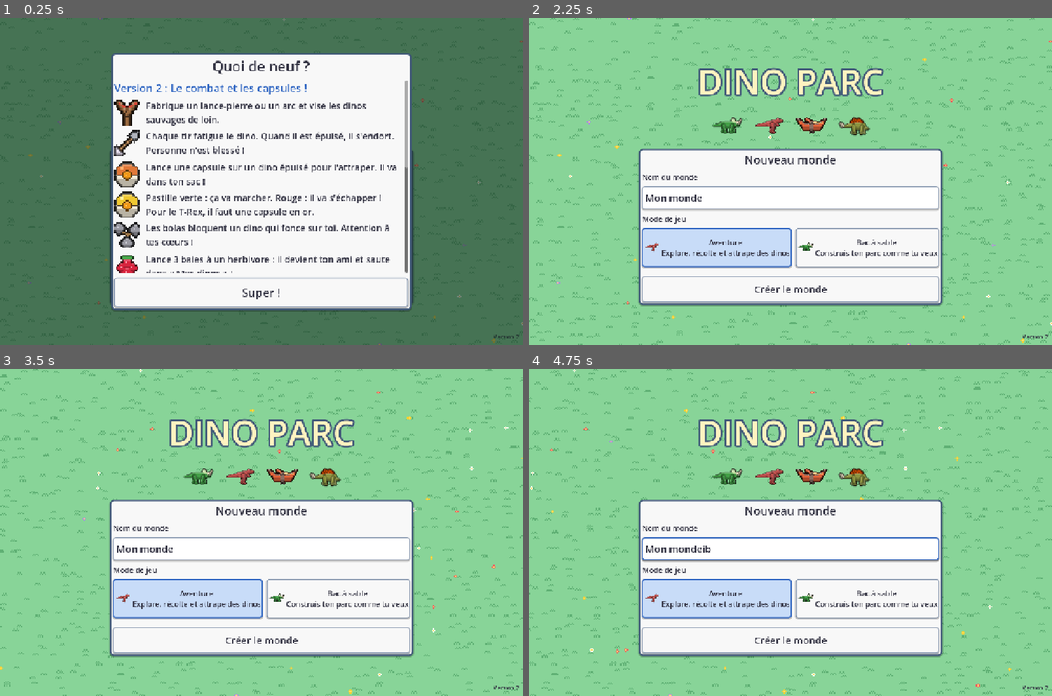
Above: before the commit, frames 1-4 (two rows, left to right).
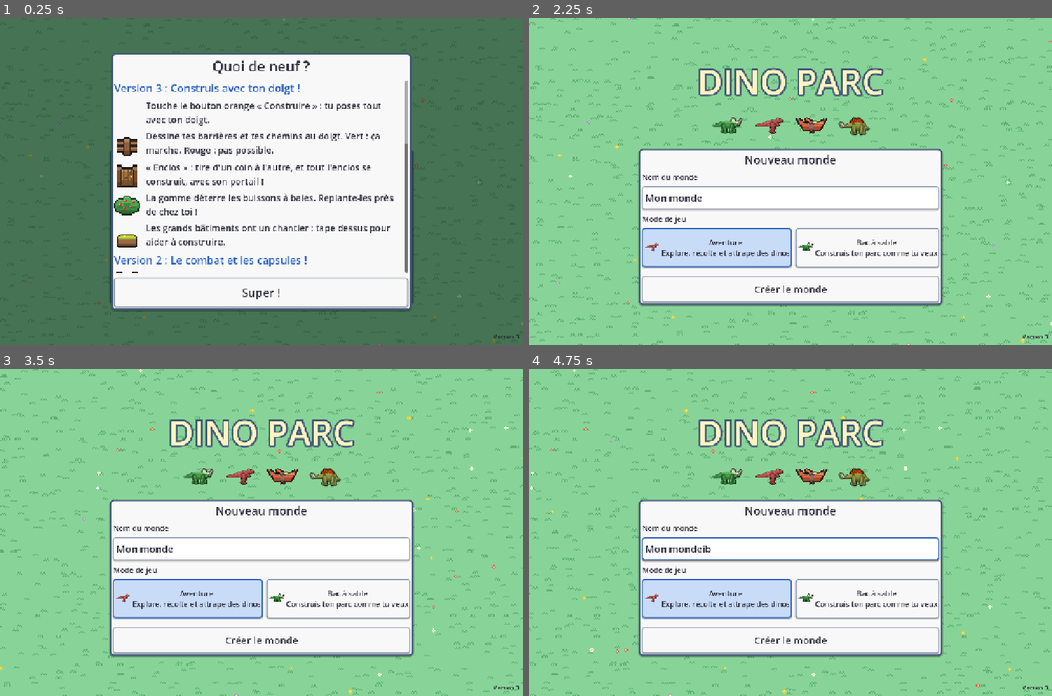
Above: after the commit, the same moments.

Repository: kevindjf/dino-parc
Game: Godot game, scene res://main.tscn
Two runs of this game, one before a commit and one after it. Both use one fixed random seed, a clock stepped at 60 frames per second and the inputs below.
Inputs (mouse positions are in pixels of both pictures, inside the frame that each line leads up to):
- Up to frame 1 (0.25 s): no input
- Up to frame 2 (2.25 s): click "Aventure Explore, récolte et …" at 0.5 s; click "Bac à sable Construis ton par…" at 1.25 s; click "Créer le monde" at 2 s
- Up to frame 3 (3.5 s): tap Enter at 2.75 s; move the mouse to (376, 516) at 2.77 s; hold Right from 2.78 s (still down); tap B at 2.85 s; click (376, 516) at 2.92 s; tap Space at 3.02 s
- Up to frame 4 (4.75 s): release Right at 3.5 s; drag from (685, 548) to (764, 597) at 3.52 s; move the mouse to (842, 460) at 4.27 s; hold Right from 4.28 s (still down); tap I at 4.35 s; tap B at 4.55 s

The runs differ from the first frame. In frame 1, 6.7% of the frame differs, in the area x 21-100%, y 20-98%; in frame 2, less than 0.1%; in frame 3, less than 0.1%; in frame 4, less than 0.1%.
Error after the commit: Invalid access to property or key 'hammer' on a base object of type 'Dictionary'. (res://scripts/art.gd:1088)

Commit message:
feat: add finger building mode with lines, enclosures, eraser and scaffolding
Co-Authored-By: Claude Opus 5.5 (1M context) <noreply@anthropic.com>

Diff:
--- a/scripts/adventure_hud.gd
+++ b/scripts/adventure_hud.gd
@@ -31,6 +31,14 @@
 var bag_open := false
 var riding := false
 var dex: PanelContainer
+var hotbar_panel: PanelContainer
+var bag_button: Control
+var build_button: Control
+var builder: Node2D
+var build_panel: PanelContainer
+var build_status: Label
+var build_items: HBoxContainer
+var build_tools := {}  # tool id -> Button
 var pocket: PanelContainer  # "Mes dinos": the caught dinosaurs, waiting to be released
 var pocket_grid: GridContainer
 var dex_grid: GridContainer
@@ -105,7 +113,7 @@
 	action.offset_bottom = -28
 	root.add_child(action)
 
-	var bag_button := TouchButton.new()
+	bag_button = TouchButton.new()
 	bag_button.setup("Sac", 36.0, Color("4a7ad8"))
 	bag_button.set_anchors_preset(Control.PRESET_BOTTOM_RIGHT)
 	bag_button.grow_horizontal = Control.GROW_DIRECTION_BEGIN
@@ -123,6 +131,7 @@
 	panel.grow_vertical = Control.GROW_DIRECTION_BEGIN
 	panel.offset_bottom = -10
 	root.add_child(panel)
+	hotbar_panel = panel
 	var row := HBoxContainer.new()
 	row.add_theme_constant_override("separation", 6)
 	panel.add_child(row)
@@ -332,6 +341,104 @@
 		hint.add_theme_color_override("font_color", Color("708090"))
 
 
+# --- The building mode ------------------------------------------------------------
+
+func setup_builder(owner_builder: Node2D) -> void:
+	builder = owner_builder
+	builder.changed.connect(_refresh_build)
+	inventory.changed.connect(_refresh_build)
+	build_button = TouchButton.new()
+	build_button.setup("Construire", 36.0, Color("e09030"))
+	build_button.set_icon(Art.resource("hammer"))
+	build_button.set_anchors_preset(Control.PRESET_BOTTOM_RIGHT)
+	build_button.grow_horizontal = Control.GROW_DIRECTION_BEGIN
+	build_button.grow_vertical = Control.GROW_DIRECTION_BEGIN
+	build_button.offset_right = -60
+	build_button.offset_bottom = -190
+	build_button.pressed.connect(toggle_build)
+	root.add_child(build_button)
+
+	build_panel = PanelContainer.new()
+	build_panel.set_anchors_preset(Control.PRESET_CENTER_BOTTOM)
+	build_panel.grow_horizontal = Control.GROW_DIRECTION_BOTH
+	build_panel.grow_vertical = Control.GROW_DIRECTION_BEGIN
+	build_panel.offset_bottom = -10
+	build_panel.visible = false
+	root.add_child(build_panel)
+	var column := VBoxContainer.new()
+	column.add_theme_constant_override("separation", 6)
+	build_panel.add_child(column)
+	build_status = _label(column, "", 16)
+	build_status.custom_minimum_size.x = 760
+	build_status.autowrap_mode = TextServer.AUTOWRAP_WORD_SMART
+	build_items = HBoxContainer.new()
+	build_items.add_theme_constant_override("separation", 6)
+	column.add_child(build_items)
+	var tools := HBoxContainer.new()
+	tools.add_theme_constant_override("separation", 6)
+	column.add_child(tools)
+	var group := ButtonGroup.new()
+	for entry in [["draw", "Tracer"], ["pen", "Enclos"], ["erase", "Gomme"]]:
+		var button := _button(tools, entry[1], 120, builder.set_tool.bind(entry[0]))
+		button.toggle_mode = true
+		button.button_group = group
+		button.custom_minimum_size.y = 52
+		build_tools[entry[0]] = button
+	_button(tools, "Annuler", 120, builder.undo).custom_minimum_size.y = 52
+	var spacer := Control.new()
+	spacer.size_flags_horizontal = Control.SIZE_EXPAND_FILL
+	tools.add_child(spacer)
+	_button(tools, "Terminé", 140, toggle_build).custom_minimum_size.y = 52
+
+
+func toggle_build() -> void:
+	if builder.active:
+		builder.close()
+	elif park.mine == null and park.player.mount == null:
+		if bag_open:
+			toggle_bag()
+		dex.visible = false
+		pocket.visible = false
+		builder.open()
+
+
+func _refresh_build() -> void:
+	if builder == null:
+		return
+	var building: bool = builder.active
+	build_panel.visible = building
+	hotbar_panel.visible = not building
+	action.visible = not building
+	bag_button.visible = not building
+	build_button.visible = not building and park.mine == null
+	if not building:
+		return
+	build_status.text = builder.status()
+	for child in build_items.get_children():
+		child.queue_free()
+	var group := ButtonGroup.new()
+	for id in builder.buildable():
+		var button := Button.new()
+		button.toggle_mode = true
+		button.button_group = group
+		button.button_pressed = id == builder.item
+		button.focus_mode = Control.FOCUS_NONE
+		button.custom_minimum_size = Vector2(66, 72)
+		button.icon = Art.bag_icon(id)
+		button.icon_alignment = HORIZONTAL_ALIGNMENT_CENTER
+		button.vertical_icon_alignment = VERTICAL_ALIGNMENT_TOP
+		button.text = "×%d" % inventory.count(id)
+		button.add_theme_font_size_override("font_size", 13)
+		button.tooltip_text = Items.name_of(id)
+		button.pressed.connect(builder.choose.bind(id))
+		build_items.add_child(button)
+	if builder.buildable().is_empty():
+		_label(build_items, "Rien à poser : fabrique des barrières, un chemin ou une mangeoire dans le Sac.", 14)
+	for id in build_tools:
+		build_tools[id].button_pressed = id == builder.tool
+	build_tools["pen"].disabled = not builder._is_fence(builder.item)
+
+
 func _build_pocket() -> void:
 	pocket = PanelContainer.new()
 	pocket.set_anchors_preset(Control.PRESET_CENTER)
@@ -400,8 +507,13 @@
 	match event.keycode:
 		KEY_I, KEY_TAB:
 			toggle_bag()
+		KEY_B:
+			if builder != null:
+				toggle_build()
 		KEY_ESCAPE:
-			if bag_open:
+			if builder != null and builder.active:
+				toggle_build()
+			elif bag_open:
 				toggle_bag()
 			elif dex.visible:
 				toggle_dex()
--- a/scripts/art.gd
+++ b/scripts/art.gd
@@ -1006,6 +1006,10 @@
 				p.limb(Vector2(4, 15), Vector2(10, 3), 1.2, 1.2, WOOD, true)
 				p.limb(Vector2(3, 4), Vector2(10, 1.5), 1.6, 1.4, Color("b0b4bc"), true)
 				p.limb(Vector2(10, 1.5), Vector2(15, 7), 1.4, 0.6, Color("b0b4bc"), true)
+			"hammer":
+				p.limb(Vector2(4, 15), Vector2(10, 5), 1.3, 1.3, WOOD, true)
+				p.limb(Vector2(5, 3), Vector2(14, 7), 2.4, 2.4, Color("b0b4bc"), true)
+				p.dot(Vector2(7, 3), Color("e0e4ec"), 2)
 			"slingshot":
 				p.limb(Vector2(8, 15), Vector2(8, 9), 1.3, 1.3, WOOD, true)
 				p.limb(Vector2(8, 9), Vector2(3, 2), 1.2, 1.0, WOOD, true)
--- /dev/null
+++ b/scripts/builder.gd
@@ -0,0 +1,351 @@
+extends Node2D
+
+# The building mode of the adventure, made for fingers: the character waits, a grid shows on
+# the land, and things are laid by touching or drawing on the screen.
+#   draw:  a touch lays one thing; with fences, paths and bridges, the finger draws a line
+#   pen:   from one corner to the other, a whole enclosure with a gate in the middle of a side
+#   erase: takes things back into the bag (berry bushes can be dug up and planted elsewhere)
+# Cells turn green where it works and red where it does not; nothing is laid before the finger
+# is lifted. "Annuler" takes the last drawing back.
+# Big buildings are not ready at once: scaffolding goes up, and tapping it helps the workers.
+
+signal changed  # the HUD shows the tool, the item and the counter
+
+const Art := preload("res://scripts/art.gd")
+const Items := preload("res://scripts/items.gd")
+const Catalog := preload("res://scripts/catalog.gd")
+const T := 16
+const NONE := Vector2i(-1, -1)
+const LINES := ["fence", "path"]  # kinds that are drawn as lines
+const BUILD_TIME := {"feeder": 15.0}  # seconds of work for big buildings, by kind
+const TAP_HELP := 1.5  # seconds of work saved by each tap on scaffolding
+const CAMERA_SPEED := 420.0
+const OK := Color(0.3, 0.9, 0.35, 0.45)
+const BAD := Color(0.95, 0.25, 0.2, 0.5)
+
+var park: Node2D
+var active := false
+var item := ""  # the bag item being laid
+var tool := "draw"
+var finger := -1  # index of the touch drawing, -1 when none
+var start := NONE
+var stroke: Array[Vector2i] = []
+var plan: Array[Dictionary] = []  # {cell, id, ok, why}: what would be laid on lifting the finger
+var history: Array[Dictionary] = []  # {cells, items}: drawings that can be taken back
+var sites: Array[Dictionary] = []  # buildings under construction
+var hover := NONE
+
+
+func setup(owner_park: Node2D) -> void:
+	park = owner_park
+	z_index = 40
+
+
+func open() -> void:
+	active = true
+	park.camera.unfollow()
+	if item == "" or park.inventory.count(item) <= 0:
+		var owned := buildable()
+		item = owned[0] if not owned.is_empty() else ""
+	changed.emit()
+
+
+func close() -> void:
+	active = false
+	finger = -1
+	stroke.clear()
+	plan.clear()
+	park.camera.follow(park.player)
+	changed.emit()
+
+
+# The things of the bag that can be laid on the land.
+func buildable() -> Array:
+	return park.inventory.counts.keys().filter(func(id: String) -> bool: return Items.kind_of(id) == "build")
+
+
+func choose(id: String) -> void:
+	item = id
+	if tool == "pen" and not _is_fence(id):
+		tool = "draw"
+	changed.emit()
+
+
+func set_tool(id: String) -> void:
+	tool = id
+	changed.emit()
+
+
+# What the HUD writes above the palette.
+func status() -> String:
+	if not plan.is_empty():
+		if tool == "erase":
+			return "Gomme : %d à enlever" % plan.filter(func(p: Dictionary) -> bool: return p.ok).size()
+		var needed := plan.filter(func(p: Dictionary) -> bool: return p.id == item).size()
+		var have: int = park.inventory.count(item)
+		var text := "%d × %s (tu en as %d)" % [needed, Items.name_of(item), have]
+		var gates := plan.filter(func(p: Dictionary) -> bool: return p.id == "gate_wood").size()
+		if gates > 0:
+			text += " + 1 portail"
+		var why := plan.filter(func(p: Dictionary) -> bool: return not p.ok)
+		if not why.is_empty():
+			text += "  —  " + why[0].why
+		return text
+	match tool:
+		"pen":
+			return "Enclos : tire d'un coin à l'autre"
+		"erase":
+			return "Gomme : touche ce que tu veux enlever"
+	if item == "":
+		return "Fabrique des barrières ou des chemins dans le Sac !"
+	if _is_line(item):
+		return "Trace avec ton doigt pour poser : %s" % Items.name_of(item)
+	return "Touche le sol pour poser : %s" % Items.name_of(item)
+
+
+func _is_fence(id: String) -> bool:
+	return Items.ITEMS.has(id) and Items.ITEMS[id].get("place", "") != "" \
+		and Catalog.ITEMS[Items.ITEMS[id].place].kind == "fence" and id != "gate_wood"
+
+
+func _is_line(id: String) -> bool:
+	return Items.ITEMS.has(id) and Catalog.ITEMS[Items.ITEMS[id].place].kind in LINES and id != "gate_wood"
+
+
+func _process(delta: float) -> void:
+	_work(delta)
+	if active:
+		var move: Vector2 = park.hud.stick_vector()
+		if move != Vector2.ZERO:
+			park.camera.position += move * CAMERA_SPEED * delta / park.camera.zoom.x
+	queue_redraw()
+
+
+# --- Touches -----------------------------------------------------------------
+
+func _unhandled_input(event: InputEvent) -> void:
+	if not (event is InputEventScreenTouch or event is InputEventScreenDrag):
+		return
+	var cell := _cell_at(event.position)
+	if not active:
+		# Out of the building mode, a tap on scaffolding helps build.
+		if event is InputEventScreenTouch and event.pressed and _help(cell):
+			get_viewport().set_input_as_handled()
+		return
+	get_viewport().set_input_as_handled()
+	if event is InputEventScreenTouch:
+		if event.pressed and finger < 0:
+			finger = event.index
+			start = cell
+			stroke = [cell]
+			_update_plan()
+		elif not event.pressed and event.index == finger:
+			finger = -1
+			_commit()
+	elif event.index == finger and (stroke.is_empty() or cell != stroke[-1]):
+		_extend(cell)
+		_update_plan()
+
+
+func _cell_at(screen: Vector2) -> Vector2i:
+	var at: Vector2 = get_viewport().get_canvas_transform().affine_inverse() * screen
+	return Vector2i((at / T).floor())
+
+
+# Adds the cells between the last one and `cell`, side by side so fences join up.
+func _extend(cell: Vector2i) -> void:
+	if tool != "erase" and not _is_line(item):
+		stroke = [cell]
+		return
+	var last: Vector2i = stroke[-1]
+	while last != cell:
+		var step := cell - last
+		if absi(step.x) >= absi(step.y):
+			last.x += signi(step.x)
+		else:
+			last.y += signi(step.y)
+		if not last in stroke:
+			stroke.append(last)
+
+
+func _update_plan() -> void:
+	plan.clear()
+	if tool == "erase":
+		for cell in stroke:
+			var why := _erase_refused(cell)
+			if why != "skip":
+				plan.append({"cell": cell, "id": "", "ok": why == "", "why": why})
+		changed.emit()
+		return
+	if item == "":
+		return
+	var cells: Array[Vector2i] = []
+	var gate := NONE
+	if tool == "pen":
+		cells = _rectangle(start, stroke[-1])
+		if park.inventory.count("gate_wood") > 0 and cells.size() >= 8:
+			# The gate goes in the middle of the bottom side.
+			gate = Vector2i((start.x + stroke[-1].x) / 2, maxi(start.y, stroke[-1].y))
+	else:
+		cells = stroke.duplicate()
+	var left: int = park.inventory.count(item)
+	for cell in cells:
+		var id := "gate_wood" if cell == gate else item
+		var why: String = park.build_refused(cell, id)
+		if why == "" and id == item:
+			left -= 1
+			if left < 0:
+				why = "Il en manque : fabrique-en dans le Sac"
+		plan.append({"cell": cell, "id": id, "ok": why == "", "why": why})
+	changed.emit()
+
+
+func _rectangle(a: Vector2i, b: Vector2i) -> Array[Vector2i]:
+	var cells: Array[Vector2i] = []
+	var low := Vector2i(mini(a.x, b.x), mini(a.y, b.y))
+	var high := Vector2i(maxi(a.x, b.x), maxi(a.y, b.y))
+	for x in range(low.x, high.x + 1):
+		cells.append(Vector2i(x, low.y))
+		if high.y != low.y:
+			cells.append(Vector2i(x, high.y))
+	for y in range(low.y + 1, high.y):
+		cells.append(Vector2i(low.x, y))
+		if high.x != low.x:
+			cells.append(Vector2i(high.x, y))
+	return cells
+
+
+func _commit() -> void:
+	if tool == "erase":
+		for step in plan:
+			if step.ok:
+				park.erase_at(step.cell)
+		park.refresh_after_building()
+	else:
+		var done := {"cells": [], "items": []}
+		var i := 0
+		for step in plan:
+			if not step.ok:
+				continue
+			var building: Dictionary = park.build_at(step.cell, step.id)
+			done.cells.append(step.cell)
+			done.items.append(step.id)
+			_pop(building, i)
+			var work: float = BUILD_TIME.get(building.kind, 0.0)
+			if work > 0.0:
+				building.build_left = work
+				building.build_total = work
+				if building.root:
+					building.root.modulate.a = 0.4
+				sites.append(building)
+			i += 1
+		if not done.cells.is_empty():
+			history.append(done)
+			park.refresh_after_building()
+	stroke.clear()
+	plan.clear()
+	changed.emit()
+
+
+# Each new thing pops up in turn along the line.
+func _pop(building: Dictionary, order: int) -> void:
+	var node: Node2D = building.root
+	if node == null:
+		return
+	node.scale = Vector2.ZERO
+	var tween := node.create_tween()
+	tween.tween_interval(order * 0.03)
+	tween.tween_property(node, "scale", Vector2.ONE, 0.18).set_trans(Tween.TRANS_BACK).set_ease(Tween.EASE_OUT)
+
+
+func undo() -> void:
+	if history.is_empty():
+		park.float_text(park.camera.position, "Rien à annuler", Color("e0e0e0"))
+		return
+	var done: Dictionary = history.pop_back()
+	for i in done.cells.size():
+		park.take_back_at(done.cells[i], done.items[i])
+	park.refresh_after_building()
+	changed.emit()
+
+
+# "" if the eraser can take what is on this cell, a reason if it cannot, "skip" if there is nothing.
+func _erase_refused(cell: Vector2i) -> String:
+	var building = park.occupied.get(cell)
+	if building == null:
+		return "skip"
+	# Trees and rocks give wood and stone: they are cut and broken, not erased.
+	if building.id in ["tree", "pine", "palm", "cactus"]:
+		return "Coupe-le avec la hache"
+	if building.id == "rock":
+		return "Casse-le avec la pioche"
+	if building.fixed or Items.item_for_building(building.id) == "":
+		return "On ne peut pas enlever ça"
+	return ""
+
+
+# --- Building sites ------------------------------------------------------------
+
+func _work(delta: float) -> void:
+	for site in sites.duplicate():
+		if not park.buildings.has(site):
+			sites.erase(site)
+			continue
+		site.build_left -= delta
+		if site.build_left <= 0.0:
+			_finish(site)
+
+
+func _help(cell: Vector2i) -> bool:
+	for site in sites:
+		if site.origin == cell:
+			site.build_left -= TAP_HELP
+			park.float_text(park.cell_center(cell), "Toc !", Color("fff59d"))
+			park.shake(site.root)
+			if site.build_left <= 0.0:
+				_finish(site)
+			return true
+	return false
+
+
+func _finish(site: Dictionary) -> void:
+	sites.erase(site)
+	site.build_left = 0.0
+	if site.root:
+		site.root.modulate.a = 1.0
+	park.float_text(park.cell_center(site.origin), "Terminé !", Color("a5f0a8"))
+
+
+# --- Drawing -------------------------------------------------------------------
+
+func _draw() -> void:
+	for site in sites:
+		_scaffolding(site)
+	if not active:
+		return
+	# A light grid over what the camera shows.
+	var view_size: Vector2 = get_viewport_rect().size / park.camera.zoom
+	var view := Rect2(park.camera.position - view_size / 2.0, view_size)
+	var grid := Color(1, 1, 1, 0.12)
+	for x in range(floori(view.position.x / T), ceili(view.end.x / T) + 1):
+		draw_line(Vector2(x * T, view.position.y), Vector2(x * T, view.end.y), grid)
+	for y in range(floori(view.position.y / T), ceili(view.end.y / T) + 1):
+		draw_line(Vector2(view.position.x, y * T), Vector2(view.end.x, y * T), grid)
+	for step in plan:
+		var rect := Rect2(Vector2(step.cell * T), Vector2(T, T))
+		draw_rect(rect, OK if step.ok else BAD)
+		draw_rect(rect, Color(1, 1, 1, 0.6) if step.ok else Color(0.6, 0.1, 0.1, 0.8), false, 1.0)
+		if step.id != "" and (step.id != item or not _is_line(item)):
+			var icon := Art.bag_icon(step.id)
+			draw_texture_rect(icon, rect.grow(-1), false, Color(1, 1, 1, 0.85))
+
+
+func _scaffolding(site: Dictionary) -> void:
+	var at := Vector2(site.origin * T)
+	var wood := Color("a07848")
+	draw_rect(Rect2(at + Vector2(1, -10), Vector2(14, 25)), wood, false, 1.0)
+	draw_line(at + Vector2(1, -10), at + Vector2(15, 15), wood)
+	draw_line(at + Vector2(15, -10), at + Vector2(1, 15), wood)
+	var done: float = 1.0 - site.build_left / site.build_total
+	draw_rect(Rect2(at + Vector2(-1, -15), Vector2(18, 4)), Color("1a1a24"))
+	draw_rect(Rect2(at + Vector2(0, -14), Vector2(16.0 * done, 2)), Color("f0c020"))
--- a/scripts/combat.gd
+++ b/scripts/combat.gd
@@ -27,7 +27,7 @@
 func _process(delta: float) -> void:
 	time += delta
 	var holding: String = park.inventory.current()
-	var usable: bool = park.mine == null and park.player.mount == null
+	var usable: bool = park.mine == null and park.player.mount == null and not park.builder.active
 	weapon = holding if usable and Items.WEAPONS.has(holding) else ""
 	if chosen != null and not (weapon != "" and is_instance_valid(chosen) and _can_aim(chosen) and _in_reach(chosen, 1.25)):
 		chosen = null
--- a/scripts/items.gd
+++ b/scripts/items.gd
@@ -20,6 +20,7 @@
 	"pickaxe": {"name": "Pioche", "kind": "tool"},
 	"pickaxe_iron": {"name": "Pioche en fer", "kind": "tool"},
 	"sapling": {"name": "Pousse d'arbre", "kind": "build", "place": "tree"},
+	"bush": {"name": "Buisson à baies", "kind": "build", "place": "bush"},
 	"path": {"name": "Chemin", "kind": "build", "place": "path"},
 	"fence_bamboo": {"name": "Barrière en bambou", "kind": "build", "place": "fence_bamboo"},
 	"fence_wood": {"name": "Barrière en bois", "kind": "build", "place": "fence_wood"},
--- a/scripts/main.gd
+++ b/scripts/main.gd
@@ -21,6 +21,7 @@
 const SaveGame := preload("res://scripts/save_game.gd")
 const Worlds := preload("res://scripts/worlds.gd")
 const Combat := preload("res://scripts/combat.gd")
+const Builder := preload("res://scripts/builder.gd")
 const WorldGen := preload("res://scripts/world_gen.gd")
 const Mine := preload("res://scripts/mine.gd")
 
@@ -124,6 +125,7 @@
 var mine_exit := Vector2.ZERO
 var world_bounds := Rect2()
 var combat: Node2D = null
+var builder: Node2D = null
 var hearts := MAX_HEARTS
 var safe_until := 0.0  # after a hit, a short time when nothing can hit us again
 var heal_timer := 0.0
@@ -218,6 +220,10 @@
 	combat = Combat.new()
 	add_child(combat)
 	combat.setup(self)
+	builder = Builder.new()
+	add_child(builder)
+	builder.setup(self)
+	hud.setup_builder(builder)
 	hud.set_hearts(hearts, MAX_HEARTS)
 	camera.position = start
 	camera.zoom_index = 3
@@ -697,7 +703,7 @@
 	var best = null
 	var best_distance := 1e9
 	for building in buildings:
-		if building.kind != "feeder" or building.stock <= 0:
+		if building.kind != "feeder" or building.stock <= 0 or building.get("build_left", 0.0) > 0.0:
 			continue
 		if Catalog.ITEMS[building.id].diet != dino.species.diet:
 			continue
@@ -1193,7 +1199,7 @@
 	# The cell in front of the character is highlighted (not when aiming at dinosaurs).
 	var target: Vector2i = player.front()
 	var holding: String = inventory.current()
-	if Items.WEAPONS.has(holding):
+	if Items.WEAPONS.has(holding) or builder.active:
 		ghost.visible = false
 	elif in_grid(target):
 		var ok := true
@@ -1618,6 +1624,64 @@
 	if is_water(cell) != (item == "bridge"):
 		return false
 	return _dino_near(cell_center(cell), 10.0) == null
+
+
+# --- Adventure: the building mode (see builder.gd) ------------------------------------
+
+# Why this bag item cannot be laid on this cell, or "" if it can.
+func build_refused(cell: Vector2i, id: String) -> String:
+	if not in_grid(cell):
+		return "Hors de la carte"
+	var building = occupied.get(cell)
+	if building != null:
+		match building.id:
+			"tree", "pine", "palm", "cactus":
+				return "Il y a un arbre : coupe-le avec la hache"
+			"rock":
+				return "Il y a un rocher : casse-le avec la pioche"
+			"bush":
+				return "Il y a un buisson : déterre-le avec la gomme"
+		return "Il y a déjà quelque chose ici"
+	if is_water(cell) != (id == "bridge"):
+		return "Pas sur l'eau !" if is_water(cell) else "Le pont se pose sur l'eau"
+	if cell == player.cell():
+		return "Ton personnage est là"
+	if _dino_near(cell_center(cell), 10.0) != null:
+		return "Un dinosaure est là"
+	return ""
+
+
+func build_at(cell: Vector2i, id: String) -> Dictionary:
+	inventory.remove(id)
+	return _add_building(Items.ITEMS[id].place, cell)
+
+
+# Undoes a placement: the thing goes back into the bag.
+func take_back_at(cell: Vector2i, id: String) -> void:
+	var building = occupied.get(cell)
+	if building != null and building.id == Items.ITEMS[id].place:
+		inventory.add(id)
+		_remove_building(building)
+
+
+# The eraser: what was built goes back into the bag, a berry bush is dug up to be planted elsewhere.
+func erase_at(cell: Vector2i) -> void:
+	var building = occupied.get(cell)
+	if building == null:
+		return
+	var item := Items.item_for_building(building.id)
+	inventory.add(item)
+	_float_text(cell_center(cell), "+1 %s" % Items.name_of(item), Color("fff59d"))
+	_remove_building(building)
+
+
+func refresh_after_building() -> void:
+	_refresh()
+	_check_goal()
+
+
+func shake(node: Node2D) -> void:
+	_shake(node)
 
 
 func place_item(id: String, cell: Vector2i) -> void:
--- a/scripts/news.gd
+++ b/scripts/news.gd
@@ -7,6 +7,17 @@
 # Pictures: any id of items.gd ("wood", "pickaxe_iron", ...) or "dino:<species>".
 
 const ENTRIES := [
+	{
+		"version": 3,
+		"title": "Construis avec ton doigt !",
+		"items": [
+			["hammer", "Touche le bouton orange « Construire » : tu poses tout avec ton doigt."],
+			["fence_wood", "Dessine tes barrières et tes chemins au doigt. Vert : ça marche. Rouge : pas possible."],
+			["gate_wood", "« Enclos » : tire d'un coin à l'autre, et tout l'enclos se construit, avec son portail !"],
+			["bush", "La gomme déterre les buissons à baies. Replante-les près de chez toi !"],
+			["feeder_plants", "Les grands bâtiments ont un chantier : tape dessus pour aider à construire."],
+		],
+	},
 	{
 		"version": 2,
 		"title": "Le combat et les capsules !",
--- a/scripts/player.gd
+++ b/scripts/player.gd
@@ -53,6 +53,11 @@
 
 
 func _process(delta: float) -> void:
+	# In the building mode, the character waits while the joystick moves the camera.
+	if park.builder != null and park.builder.active:
+		velocity = Vector2.ZERO
+		_animate(delta, park.inventory.current())
+		return
 	var input := Vector2.ZERO
 	var acting := false
 	if not park.hud.bag_open and not park.hud.dex.visible and not park.hud.pocket.visible:
